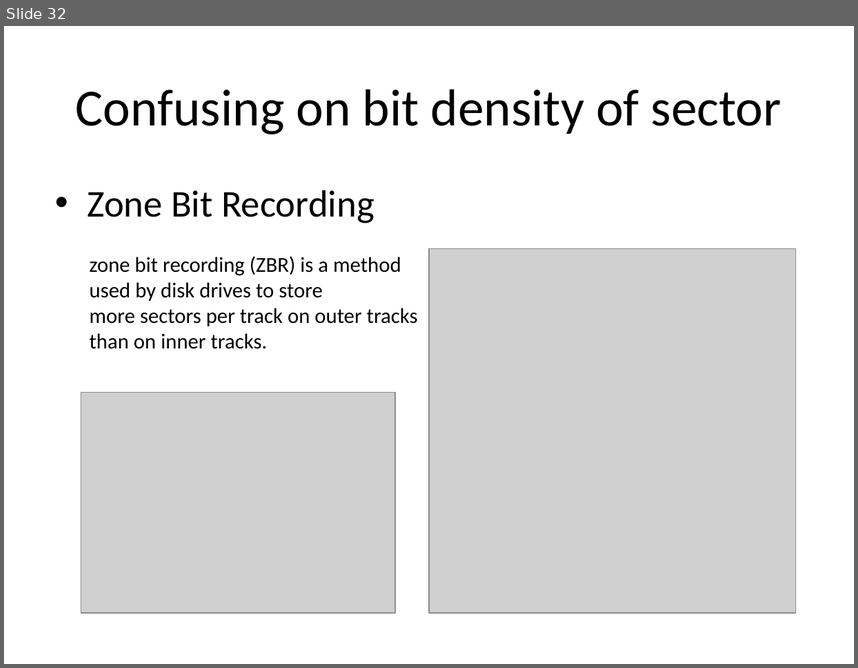
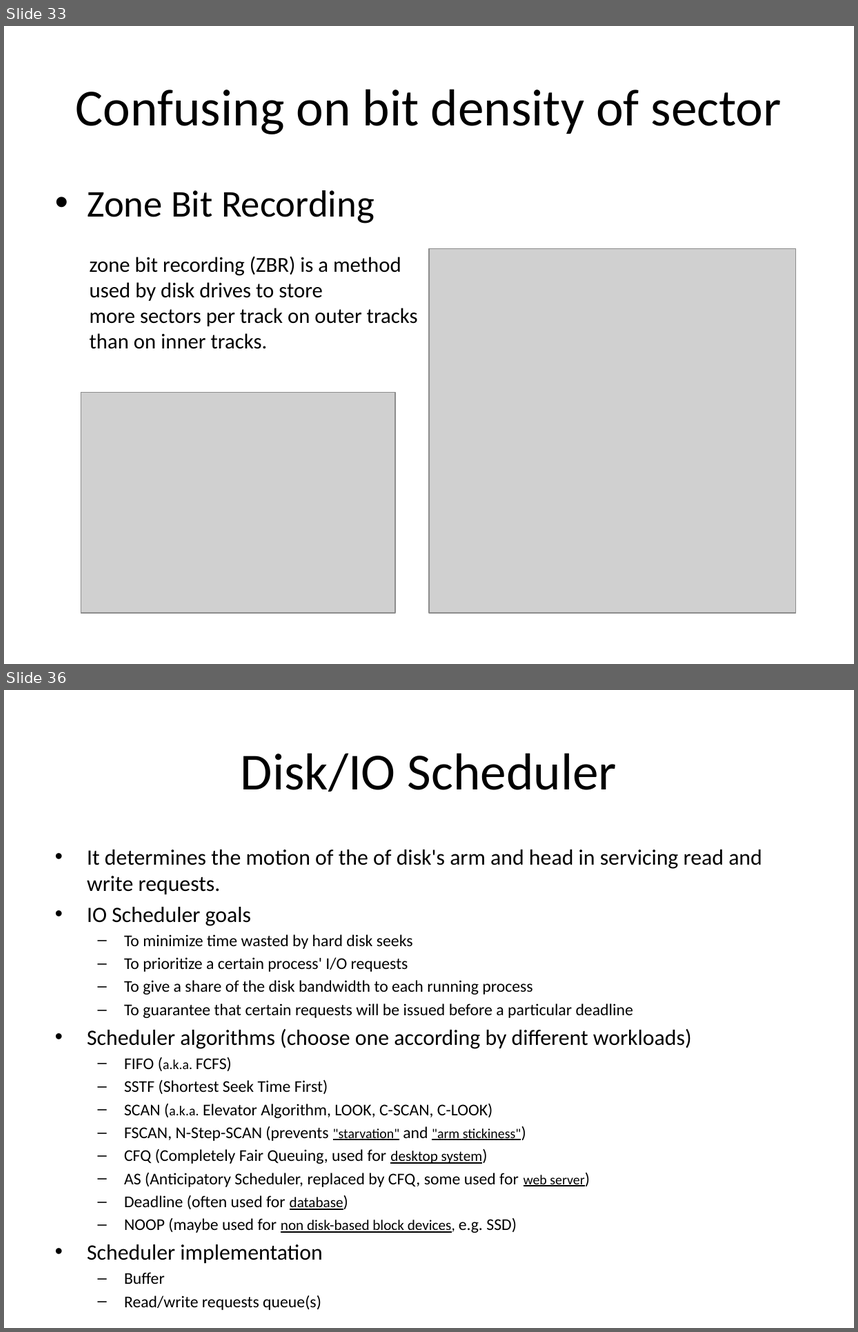
Before and after one commit to guhanjie/Knowledge-sharing, a slide deck: 数据存取模型.pptx. Shown one above the other, each under a label of ours: slide 32 before the commit, slides 33 and 36 after it; the slides between them are not shown. The pictures are 858x668 and 858x1332 pixels, drawn with LibreOffice and Linux fonts; fonts in the diff are those of the drawing; grey boxes stand for pictures. Boxes give left, top, right and bottom in pixels: in the first picture for what was removed or moved away, otherwise in the second. Text is boxed around its words. In the diff, an @@ line names an element or a change of style, - is before the commit and + after.

Commit message:
update for data model on memory & disk

```diff
--- a/数据存取模型.pptx
+++ b/数据存取模型.pptx
@@ slide 36 added at (4, 690, 854, 1328), background #FFFFFF @@
@@ title added at (241, 753, 617, 792), 44 pt, text #000000 @@
+Disk/IO Scheduler
@@ text added at (87, 849, 762, 1263), 13.9 pt, text #000000 @@
+• It determines the motion of the of disk's arm and head in servicing read and write requests.
+• IO Scheduler goals
+  – To minimize time wasted by hard disk seeks
+  – To prioritize a certain process' I/O requests
+  – To give a share of the disk bandwidth to each running process
+  – To guarantee that certain requests will be issued before a particular deadline
+• Scheduler algorithms (choose one according by different workloads)
+  – FIFO (a.k.a. FCFS)
+  – SSTF (Shortest Seek Time First)
+  – SCAN (a.k.a. Elevator Algorithm, LOOK, C-SCAN, C-LOOK)
+  – FSCAN, N-Step-SCAN (prevents "starvation" and "arm stickiness")
+  – CFQ (Completely Fair Queuing, used for desktop system)
+  – AS (Anticipatory Scheduler, replaced by CFQ, some used for web server)
+  – Deadline (often used for database)
+  – NOOP (maybe used for non disk-based block devices, e.g. SSD)
+• Scheduler implementation
+  – Buffer
+  – Read/write requests queue(s)
@@ what was slide 32 is now slide 33 @@
```
Also in this commit, not shown: 8 slides changed, 4 other slides added.
